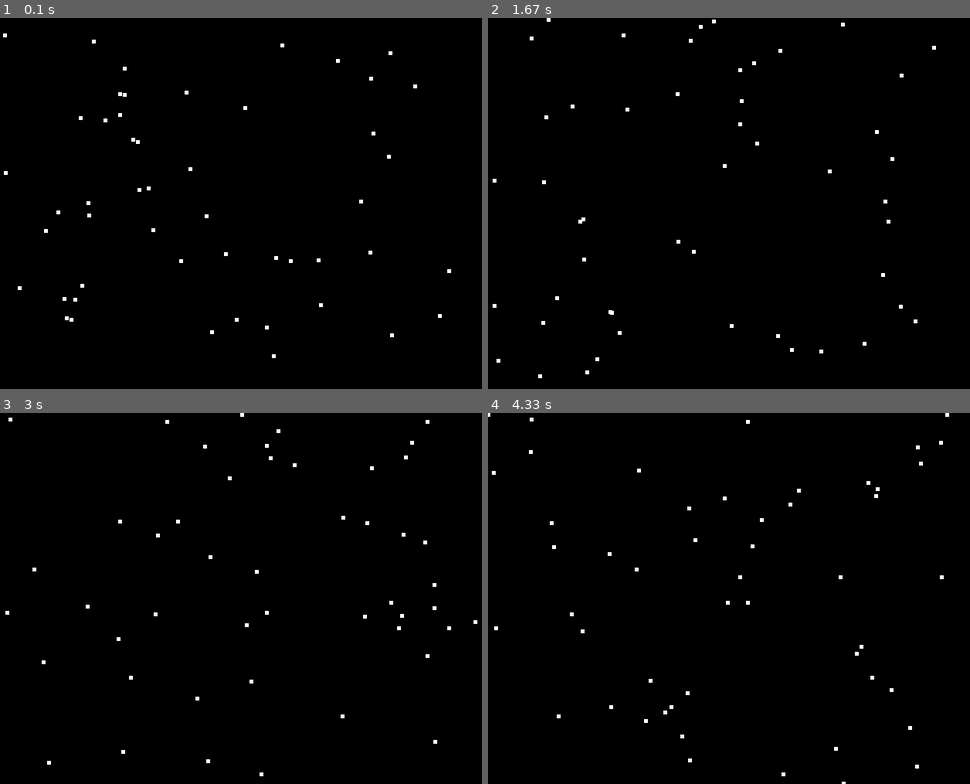
Above: before the commit, frames 1-4 (two rows, left to right).
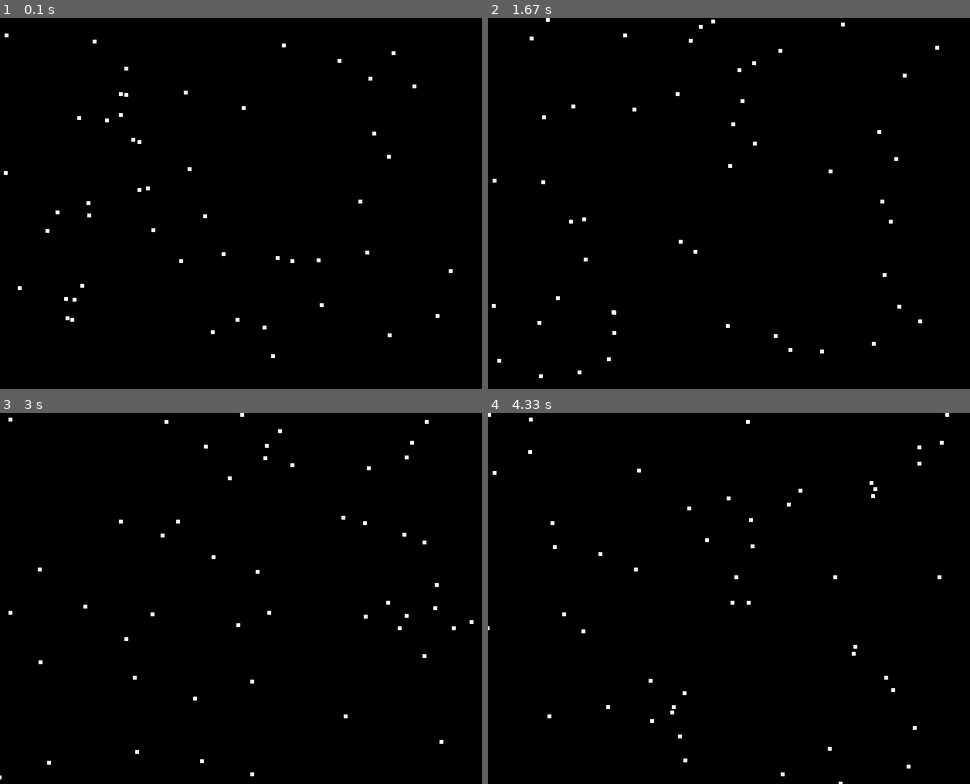
Above: after the commit, the same moments.

Repository: FreeTurkishKebab/usta-acs-tasks
Game: pygame game, started from Pygame/sprites1.py
Same seed, same stepped clock (60 frames per second), same inputs: the game is played once before the commit and once after it.
Inputs:
- Up to frame 1 (0.1 s): no input
- Up to frame 2 (1.67 s): no input
- Up to frame 3 (3 s): no input
- Up to frame 4 (4.33 s): no input

The runs differ from the first frame. In frame 1, 0.2% of the frame differs, in the area x 0-94%, y 4-92%; in frame 2, 0.4%; in frame 3, 0.4%; in frame 4, 0.5%, in the area x 0-95%, y 0-100%.

Commit message:
Update sprites1.py

Diff:
--- a/Pygame/sprites1.py
+++ b/Pygame/sprites1.py
@@ -44,7 +44,7 @@
    if self.rect.y >= 480:
     self.rect.y = 0
     self.rect.x = random.randrange(0, 600)
-   self.rect.x = random.randrange(-2,3) + self.rect.x
+   self.rect.x = random.randrange(-1,2) + self.rect.x
  #End Procedure
 #End Class
 
